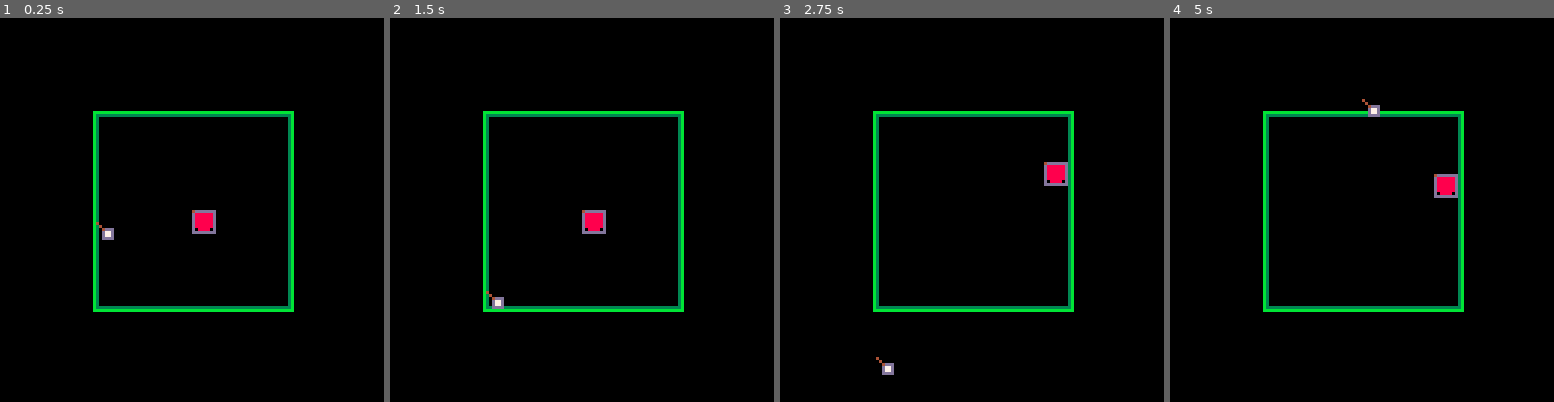
Above: before the commit, frames 1-4 (left to right).
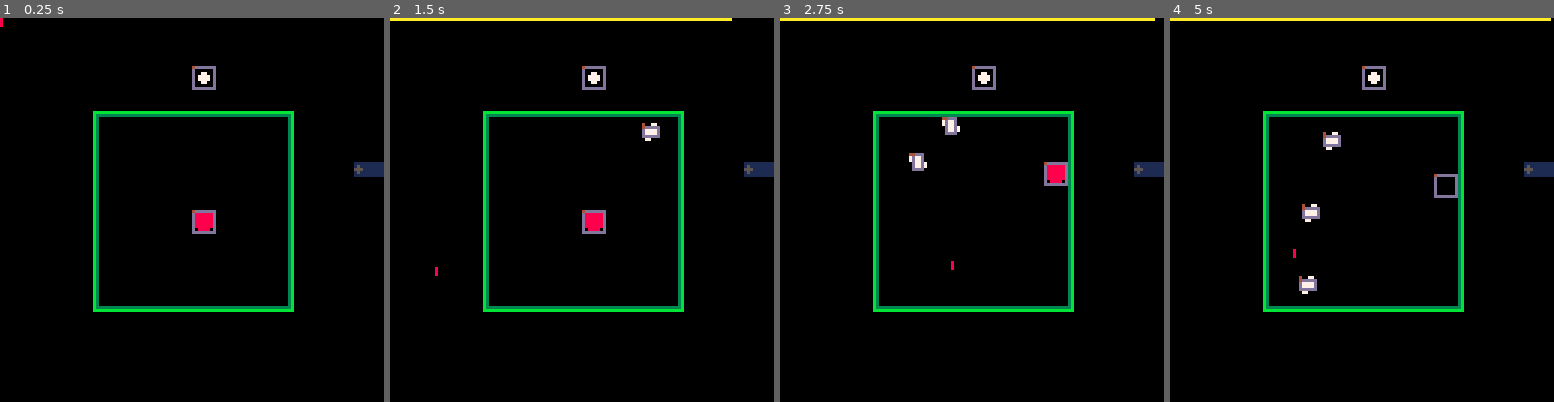
Above: after the commit, the same moments.

Repository: GiovanH/Pico8_Dev
Game: PICO-8 cartridge undertale.p8
The game is run twice, just before and just after one commit, with the same random seed, the same clock (stepped at 60 frames per second) and the same inputs.
Inputs (mouse positions are in pixels of both pictures, inside the frame that each line leads up to):
- Up to frame 1 (0.25 s): no input
- Up to frame 2 (1.5 s): tap X (X key) at 0.33, 1.07 s; click (670, 121) at 0.67 s; tap O (Z key) at 0.7 s; click (436, 267) at 1.22 s
- Up to frame 3 (2.75 s): hold Right 1.6-2.1 s; tap O (Z key) at 1.7, 2.1, 2.5 s; click (887, 114) at 1.77 s; tap X (X key) at 1.85 s; hold Up 2.15-2.42 s; click (952, 259) at 2.32 s; hold Right from 2.47 s (still down)
- Up to frame 4 (5 s): click (1404, 106) at 2.87 s; tap O (Z key) every 0.4 s from 2.9 to 4.9 s; tap X (X key) at 2.97, 4.08 s; release Right at 3.03 s; hold Left 3.08-3.58 s; click (1465, 256) at 3.42 s; hold Down 3.63-3.97 s; click (1231, 102) at 3.97 s; hold Right 4.02-4.68 s; click (1292, 248) at 4.52 s; hold Up from 4.73 s (still down)

The runs differ from the first frame. In frame 1, 0.7% of the frame differs, in the area x 0-100%, y 0-58%; in frame 2, 1.6%; in frame 3, 1.8%; in frame 4, 2.2%, in the area x 0-100%, y 0-72%.

Commit message:
Firing pattern controller

Diff:
--- a/undertale.p8
+++ b/undertale.p8
@@ -477,33 +477,80 @@
 
 function o_soul:draw()
  print(self.invuln, self.pos + vec(0, -8))
- if self.invuln > 0 and self.stage.mclock % 4 == 0 then
-  return
+ if self.invuln > 0 then
+  self.anim = {0, false}
+ else
+  self.anim = nil
  end
  mob.draw(self)
 end
 
-local o_testbullet = mob(vec(32, 64), 001, vec(3, 3))
-o_testbullet.anchor = vec(-2, -2)
-function o_testbullet:update()
+local t_testbullet = mob:extend{
+ ttl = 200,
+ anchor = vec(-1, -1),
+ anim = {016, 017, 018, 019},
+ name = 'bullet',
+ frame_len = 2
+}
+function t_testbullet:init(pos)
+ self.pos = pos
+ mob.init(self, self.pos, 000, vec(4, 4))
+end
+function t_testbullet:update()
  local wholescreen = bbox(vec(0, 0), vec(128, 128))
 
- function shoot()
-  self.pos = vec(64, 0)
+ if self._findex == 1 then
+  self.anchor = vec(-1, 0)
+  self.size = vec(3, 5)
+ elseif self._findex == 3 then
+  self.anchor = vec(0, -1)
+  self.size = vec(5, 3)
  end
 
  self.pos += vec(0, 0.6)
 
  if not self.shape:overlaps(wholescreen) then
-  shoot()
+  self:destroy()
  end
 
  if self.shape:overlaps(o_soul.shape) then
   local didhit = o_soul:hit(1)
-  if (didhit) shoot()
+  if (didhit) self:destroy()
  end
 
  mob.update(self)
+end
+
+local o_tpattern = mob(vec(64, 16), 001)
+o_tpattern.name = 'pattern'
+o_tpattern.ttover = 0
+o_tpattern.bullets = {}
+
+function o_tpattern:start_turn()
+ self.ttover = 200
+end
+function o_tpattern:draw()
+ local perc = self.ttover / 200
+ line(0, 0, 128*perc, 0, 10)
+ mob.draw(self)
+end
+function o_tpattern:update()
+
+ if (debug and btn(4)) self:start_turn()
+
+ if (self.ttover > 0) then
+  -- our turn
+  if self.stage.mclock % 20 == 0 then
+   -- fire new bullet
+   printh('fire')
+   local newbullet = t_testbullet(vec(
+    rndr(self.arena.shape.x0, self.arena.shape.x1-4),
+    self.arena.shape.y0
+   ))
+   self.stage:add(newbullet)
+  end
+  self.ttover -= 1
+ end
 end
 
 local o_arena = actor()
@@ -528,12 +575,13 @@
 bg.z = -100
 
 o_soul.arena = o_arena
+o_tpattern.arena = o_arena
 
 teststage = stage()
 teststage:add(bg)
 teststage:add(o_arena)
 teststage:add(o_soul)
-teststage:add(o_testbullet)
+teststage:add(o_tpattern)
 
 -->8
 --pico-8 builtins
@@ -543,10 +591,14 @@
 
 function _update()
  teststage:update()
+ dbg.watch(teststage,"stage")
+ dbg.watch(o_soul,"soul")
+ dbg.watch(o_tpattern,"pattern")
 end
 
 function _draw()
  teststage:draw()
+ if (debug) dbg.draw()
 end
 __gfx__
 08800880000000000000000000000000000000000000000000000000000000000000000000000000000000000000000000000000000000000000000000000000
@@ -557,177 +609,12 @@
 08888880000770000000000000000000000000000000000000000000000000000000000000000000000000000000000000000000000000000000000000000000
 00888800000000000000000000000000000000000000000000000000000000000000000000000000000000000000000000000000000000000000000000000000
 00088000000000000000000000000000000000000000000000000000000000000000000000000000000000000000000000000000000000000000000000000000
-00000000000000000000000000000000000000000000000000000000000000000000000000000000000000000000000000000000000000000000000000000000
-00000000077007700777777007700000077000000777777000000000770007700777777007777770077000000777700000000000000000000000000000000000
-00000000077007700770000007700000077000000770077000000000770007700770077007700770077000000770077000000000000000000000000000000000
-00000000077007700770000007700000077000000770077000000000770707700770077007700770077000000770077000000000000000000000000000000000
-00000000077777700777700007700000077000000770077000000000777777700770077007777000077000000770077000000000000000000000000000000000
-00000000077007700770000007700000077000000770077000000000777077700770077007700770077000000770077000000000000000000000000000000000
-00000000077007700777777007777770077777700777777000000000770007700777777007700770077777700777777000000000000000000000000000000000
-
-__gff__
-0000000000000000000000000000000000000000000000000000000000000000000000000000000000000000000000000000000000000000000000000000000000000000000000000000000000000000000000000000000000000000000000000000000000000000000000000000000000000000000000000000000000000000
-0000000000000000000000000000000000000000000000000000000000000000000000000000000000000000000000000000000000000000000000000000000000000000000000000000000000000000000000000000000000000000000000000000000000000000000000000000000000000000000000000000000000000000
-__map__
-0000000000000000000000000000000000000000000000000000000000000000000000000000000000000000000000000000000000000000000000000000000000000000000000000000000000000000000000000000000000000000000000000000000000000000000000000000000000000000000000000000000000000000
-0000000000000000000000000000000000000000000000000000000000000000000000000000000000000000000000000000000000000000000000000000000000000000000000000000000000000000000000000000000000000000000000000000000000000000000000000000000000000000000000000000000000000000
-0000000000000000000000000000000000000000000000000000000000000000000000000000000000000000000000000000000000000000000000000000000000000000000000000000000000000000000000000000000000000000000000000000000000000000000000000000000000000000000000000000000000000000
-0000000000000000000000000000000000000000000000000000000000000000000000000000000000000000000000000000000000000000000000000000000000000000000000000000000000000000000000000000000000000000000000000000000000000000000000000000000000000000000000000000000000000000
-0000000000000000000000000000000000000000000000000000000000000000000000000000000000000000000000000000000000000000000000000000000000000000000000000000000000000000000000000000000000000000000000000000000000000000000000000000000000000000000000000000000000000000
-0000000000000000000000000000000000000000000000000000000000000000000000000000000000000000000000000000000000000000000000000000000000000000000000000000000000000000000000000000000000000000000000000000000000000000000000000000000000000000000000000000000000000000
-0000000000000000000000000000000000000000000000000000000000000000000000000000000000000000000000000000000000000000000000000000000000000000000000000000000000000000000000000000000000000000000000000000000000000000000000000000000000000000000000000000000000000000
-0000000000000000000000000000000000000000000000000000000000000000000000000000000000000000000000000000000000000000000000000000000000000000000000000000000000000000000000000000000000000000000000000000000000000000000000000000000000000000000000000000000000000000
-0000000000000000000000000000000000000000000000000000000000000000000000000000000000000000000000000000000000000000000000000000000000000000000000000000000000000000000000000000000000000000000000000000000000000000000000000000000000000000000000000000000000000000
-0000000000000000000000000000000000000000000000000000000000000000000000000000000000000000000000000000000000000000000000000000000000000000000000000000000000000000000000000000000000000000000000000000000000000000000000000000000000000000000000000000000000000000
-0000000000000000000000000000000000000000000000000000000000000000000000000000000000000000000000000000000000000000000000000000000000000000000000000000000000000000000000000000000000000000000000000000000000000000000000000000000000000000000000000000000000000000
-0000000000000000000000000000000000000000000000000000000000000000000000000000000000000000000000000000000000000000000000000000000000000000000000000000000000000000000000000000000000000000000000000000000000000000000000000000000000000000000000000000000000000000
-0000000000000000000000000000000000000000000000000000000000000000000000000000000000000000000000000000000000000000000000000000000000000000000000000000000000000000000000000000000000000000000000000000000000000000000000000000000000000000000000000000000000000000
-0000000000000000000000000000000000000000000000000000000000000000000000000000000000000000000000000000000000000000000000000000000000000000000000000000000000000000000000000000000000000000000000000000000000000000000000000000000000000000000000000000000000000000
-0000000000000000000000000000000000000000000000000000000000000000000000000000000000000000000000000000000000000000000000000000000000000000000000000000000000000000000000000000000000000000000000000000000000000000000000000000000000000000000000000000000000000000
-0000000000000000000000000000000000000000000000000000000000000000000000000000000000000000000000000000000000000000000000000000000000000000000000000000000000000000000000000000000000000000000000000000000000000000000000000000000000000000000000000000000000000000
-0000000000000000000000000000000000000000000000000000000000000000000000000000000000000000000000000000000000000000000000000000000000000000000000000000000000000000000000000000000000000000000000000000000000000000000000000000000000000000000000000000000000000000
-0000000000000000000000000000000000000000000000000000000000000000000000000000000000000000000000000000000000000000000000000000000000000000000000000000000000000000000000000000000000000000000000000000000000000000000000000000000000000000000000000000000000000000
-0000000000000000000000000000000000000000000000000000000000000000000000000000000000000000000000000000000000000000000000000000000000000000000000000000000000000000000000000000000000000000000000000000000000000000000000000000000000000000000000000000000000000000
-0000000000000000000000000000000000000000000000000000000000000000000000000000000000000000000000000000000000000000000000000000000000000000000000000000000000000000000000000000000000000000000000000000000000000000000000000000000000000000000000000000000000000000
-0000000000000000000000000000000000000000000000000000000000000000000000000000000000000000000000000000000000000000000000000000000000000000000000000000000000000000000000000000000000000000000000000000000000000000000000000000000000000000000000000000000000000000
-0000000000000000000000000000000000000000000000000000000000000000000000000000000000000000000000000000000000000000000000000000000000000000000000000000000000000000000000000000000000000000000000000000000000000000000000000000000000000000000000000000000000000000
-0000000000000000000000000000000000000000000000000000000000000000000000000000000000000000000000000000000000000000000000000000000000000000000000000000000000000000000000000000000000000000000000000000000000000000000000000000000000000000000000000000000000000000
-0000000000000000000000000000000000000000000000000000000000000000000000000000000000000000000000000000000000000000000000000000000000000000000000000000000000000000000000000000000000000000000000000000000000000000000000000000000000000000000000000000000000000000
-0000000000000000000000000000000000000000000000000000000000000000000000000000000000000000000000000000000000000000000000000000000000000000000000000000000000000000000000000000000000000000000000000000000000000000000000000000000000000000000000000000000000000000
-0000000000000000000000000000000000000000000000000000000000000000000000000000000000000000000000000000000000000000000000000000000000000000000000000000000000000000000000000000000000000000000000000000000000000000000000000000000000000000000000000000000000000000
-0000000000000000000000000000000000000000000000000000000000000000000000000000000000000000000000000000000000000000000000000000000000000000000000000000000000000000000000000000000000000000000000000000000000000000000000000000000000000000000000000000000000000000
-0000000000000000000000000000000000000000000000000000000000000000000000000000000000000000000000000000000000000000000000000000000000000000000000000000000000000000000000000000000000000000000000000000000000000000000000000000000000000000000000000000000000000000
-0000000000000000000000000000000000000000000000000000000000000000000000000000000000000000000000000000000000000000000000000000000000000000000000000000000000000000000000000000000000000000000000000000000000000000000000000000000000000000000000000000000000000000
-0000000000000000000000000000000000000000000000000000000000000000000000000000000000000000000000000000000000000000000000000000000000000000000000000000000000000000000000000000000000000000000000000000000000000000000000000000000000000000000000000000000000000000
-0000000000000000000000000000000000000000000000000000000000000000000000000000000000000000000000000000000000000000000000000000000000000000000000000000000000000000000000000000000000000000000000000000000000000000000000000000000000000000000000000000000000000000
-0000000000000000000000000000000000000000000000000000000000000000000000000000000000000000000000000000000000000000000000000000000000000000000000000000000000000000000000000000000000000000000000000000000000000000000000000000000000000000000000000000000000000000
-…(130 lines of a section not shown)…
+00770000077000000000000000077000000000000000000000000000000000000000000000000000000000000000000000000000000000000000000000000000
+07777000777700000777700000777700077000000777777000000000770007700777777007777770077000000777700000000000000000000000000000000000
+07777000777770007777770007777700077000000770077000000000770007700770077007700770077000000770077000000000000000000000000000000000
+07777000077777007777770077777000077000000770077000000000770707700770077007700770077000000770077000000000000000000000000000000000
+07777000007777000777700077770000077000000770077000000000777777700770077007777000077000000770077000000000000000000000000000000000
+00770000000770000000000007700000077000000770077000000000777077700770077007700770077000000770077000000000000000000000000000000000
+00000000000000000000000000000000077777700777777000000000770007700777777007700770077777700777777000000000000000000000000000000000
+
+
Not shown, changed: the music (__music__) section of undertale.p8
Not shown, changed: the sound effects (__sfx__) section of undertale.p8
